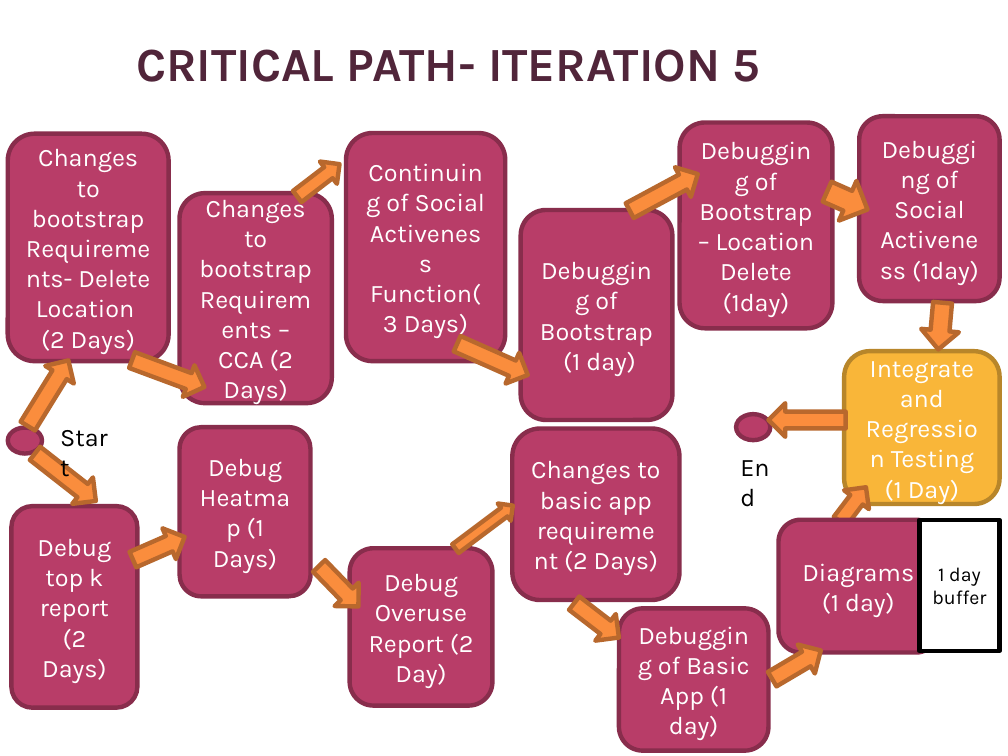
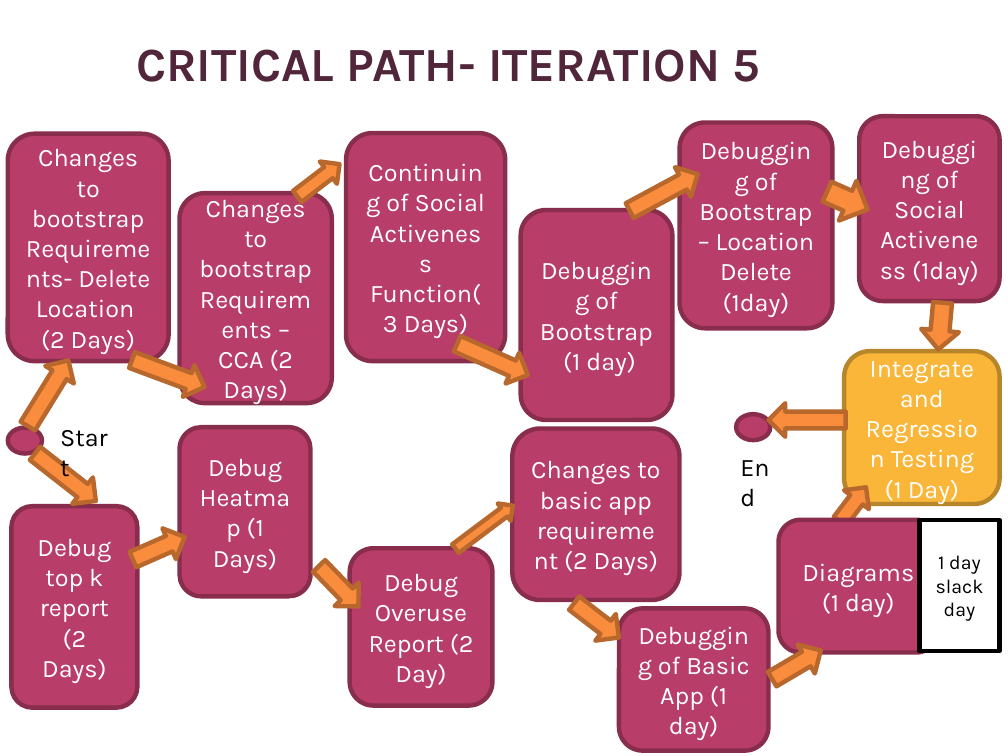
Before and after one commit to jerots/SMUAnalytics, a slide deck: slide 10 of presentations/Supervisor Meeting 3.pptx. Drawn at 1008x756 pixels with LibreOffice and Linux fonts; fonts in the diff are those of the drawing; background and template pictures are left out. Boxes give left, top, right and bottom in pixels: in the first picture for what was removed or moved away, otherwise in the second. Text is boxed around its words. In the diff, an @@ line names an element or a change of style, - is before the commit and + after.

```diff
--- a/presentations/Supervisor Meeting 3.pptx
+++ b/presentations/Supervisor Meeting 3.pptx
@@ text in rectangle at bbox=[936, 555, 984, 621]: text changed @@
-1 day buffer
+1 day slack day
```
Also in this commit, not shown: 3 other slides changed.
